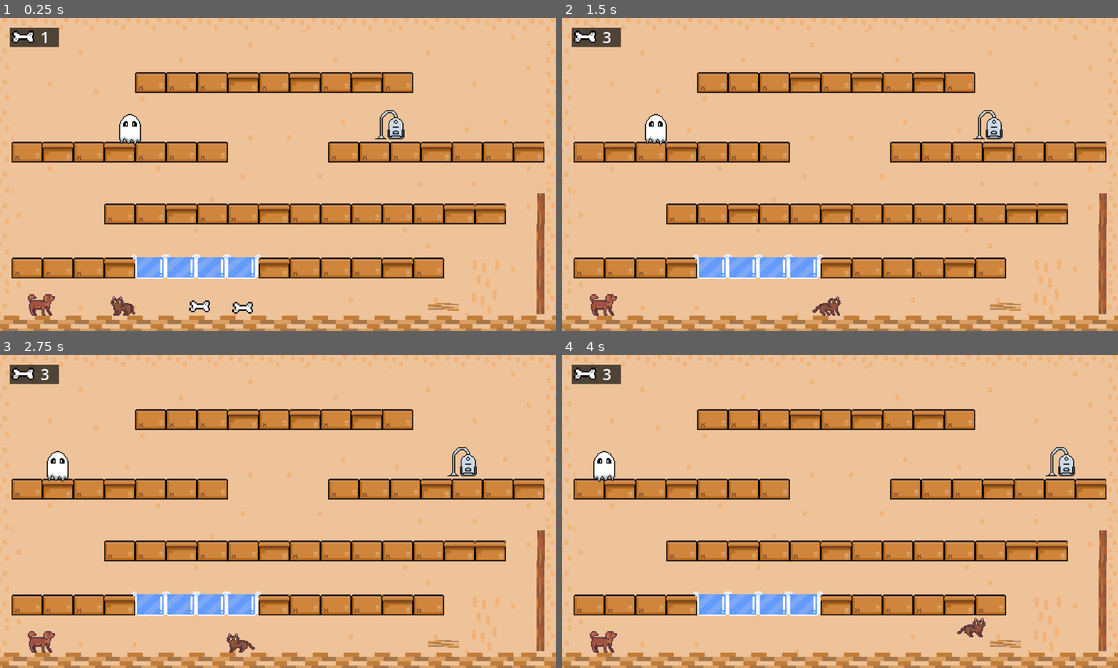
Above: before the commit, frames 1-4 (two rows, left to right).
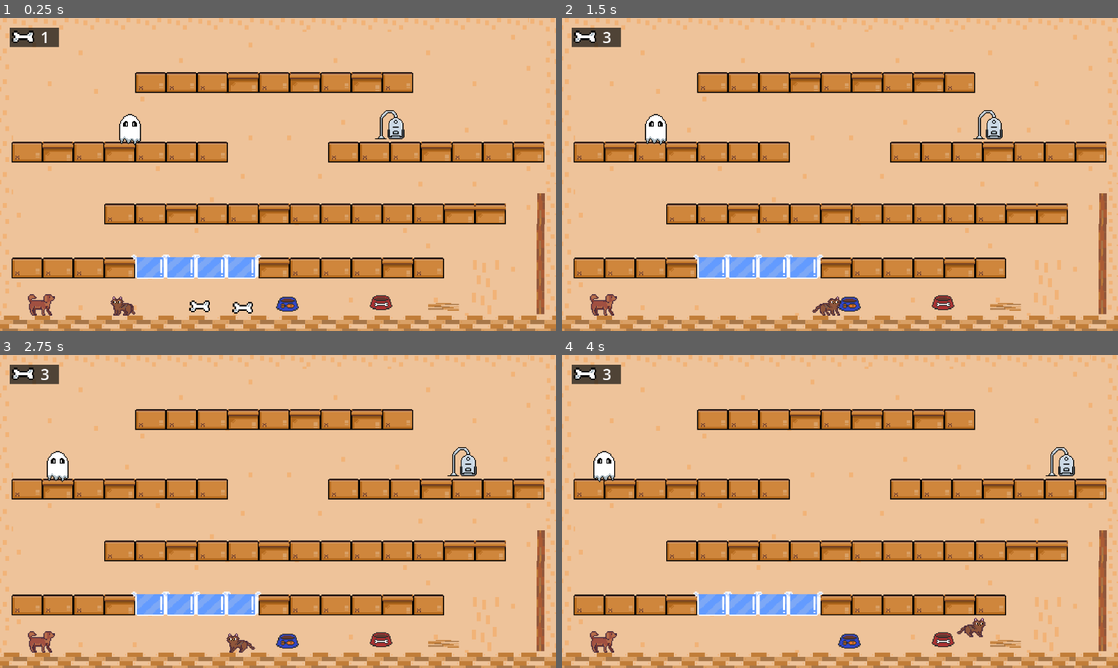
Above: after the commit, the same moments.

Repository: SimranKBrar/FrinciAndRosie
Game: Godot game, scene res://Scenes/Main.tscn
Two runs of this game, one before a commit and one after it. Both use one fixed random seed, a clock stepped at 60 frames per second and the inputs below.
Inputs:
- Up to frame 1 (0.25 s): no input
- Up to frame 2 (1.5 s): tap Enter (ui_accept) at 0.5 s; hold Q (cat_attack) 0.53-1.28 s; hold D (cat_right) from 0.53 s (still down); tap E (cat_jump) at 0.77 s; tap Q (cat_attack) at 1.35 s
- Up to frame 3 (2.75 s): tap E (cat_jump) at 1.52 s; release D (cat_right) at 2.03 s; hold A (cat_left) from 2.03 s (still down); hold Q (cat_attack) from 2.03 s (still down)
- Up to frame 4 (4 s): release A (cat_left) at 2.78 s; release Q (cat_attack) at 2.78 s; hold D (cat_right) from 2.78 s (still down); tap Q (cat_attack) at 2.85 s; tap E (cat_jump) at 3.02, 3.77 s; hold Q (cat_attack) from 3.53 s (still down)

The runs differ from the first frame. In frame 1, 0.3% of the frame differs, in the area x 49-71%, y 88-94%; in frame 2, 0.3%; in frame 3, 0.3%; in frame 4, 0.3%.

Commit message:
added level time

Diff:
--- a/FrinciAndRosie/CatPlayer.gd
+++ b/FrinciAndRosie/CatPlayer.gd
@@ -7,6 +7,8 @@
 
 var max_lives = 3
 var lives = 3
+
+var level_start_time = Time.get_ticks_msec()
 
 signal update_bones(treats)
 
@@ -127,3 +129,10 @@
 
 func _on_button_quit_pressed():
 	get_tree().change_scene_to_file("res://Scenes/main_menu.tscn")
+
+func final_score_time_and_rating():
+# Time to complete in seconds
+	var time_taken = (Time.get_ticks_msec() - level_start_time) / 1000.0 # Convert to seconds
+	var time_rounded = str(roundf(time_taken)) + " secs"
+	print(time_rounded)
+	Global.final_time = time_rounded
--- a/FrinciAndRosie/Scenes/Main.tscn
+++ b/FrinciAndRosie/Scenes/Main.tscn
@@ -718,8 +718,7 @@
 layer_1/tile_data = PackedInt32Array(1048575, 5, 0, 1310719, 5, 0, 1572863, 5, 0, 1835007, 5, 0, 2097151, 5, 0, 2359295 …(1842 unchanged characters)…
 
 [node name="Level EndPoint" parent="." instance=ExtResource("13_2dc18")]
-visible = false
-position = Vector2(458, 106)
+position = Vector2(597, 604)
 next_level = ExtResource("14_0agjq")
 
 [node name="Node2D" type="Node2D" parent="."]
--- a/FrinciAndRosie/Scripts/Global.gd
+++ b/FrinciAndRosie/Scripts/Global.gd
@@ -1,4 +1,7 @@
 extends Node
+var final_score
+var final_rating
+var final_time
 
 var is_attacking = false
 var is_climbing = false
--- a/FrinciAndRosie/Scripts/player.gd
+++ b/FrinciAndRosie/Scripts/player.gd
@@ -11,7 +11,7 @@
 var max_lives = 3
 var lives = 3
 signal update_bones(treats)
-
+var level_start_time = Time.get_ticks_msec()
 func add_pickup():
 	Global.treats += 1  # Update global treat count
 	update_bones.emit(Global.treats)  # Emit signal for UI update
@@ -139,3 +139,10 @@
 	# Check for changes in the global variable and update UI label if needed
 	if $UI/Treats/Label.text != str(Global.treats):
 		$UI/Treats/Label.text = str(Global.treats)
+
+func final_score_time_and_rating():
+# Time to complete in seconds
+	var time_taken = (Time.get_ticks_msec() - level_start_time) / 1000.0 # Convert to seconds
+	var time_rounded = str(roundf(time_taken)) + " secs"
+	print(time_rounded)
+	Global.final_time = time_rounded
--- a/FrinciAndRosie/level_end_point.gd
+++ b/FrinciAndRosie/level_end_point.gd
@@ -15,10 +15,12 @@
 	elif body.name == "CatPlayer":
 		player2_on_collision = true
 
+	body.final_score_time_and_rating()
 	if player1_on_collision && player2_on_collision:
 		proceed_to_next_level()
 
 func proceed_to_next_level():
+	$UI/Menu/Container/TimeCompleted/Value.text = str(Global.final_time)
 	get_tree().paused = true
 	Global.charDied = false
 	$UI/Menu.visible = true
--- a/FrinciAndRosie/level_end_point.tscn
+++ b/FrinciAndRosie/level_end_point.tscn
@@ -138,7 +138,7 @@
 grow_vertical = 2
 text = "Time: "
 
-[node name="Label2" type="Label" parent="UI/Menu/Container/TimeCompleted"]
+[node name="Value" type="Label" parent="UI/Menu/Container/TimeCompleted"]
 layout_mode = 1
 anchors_preset = 6
 anchor_left = 1.0
